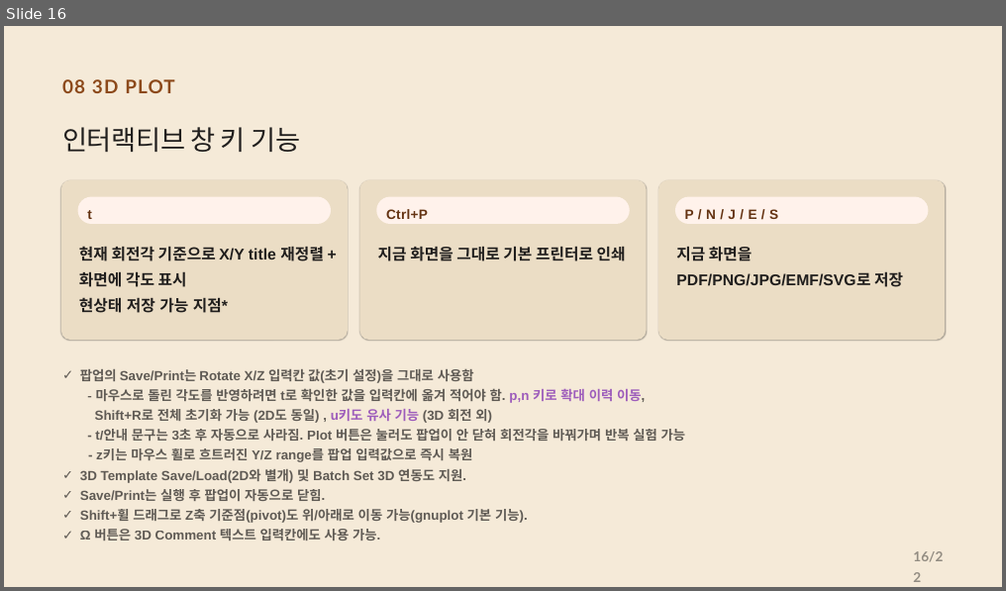
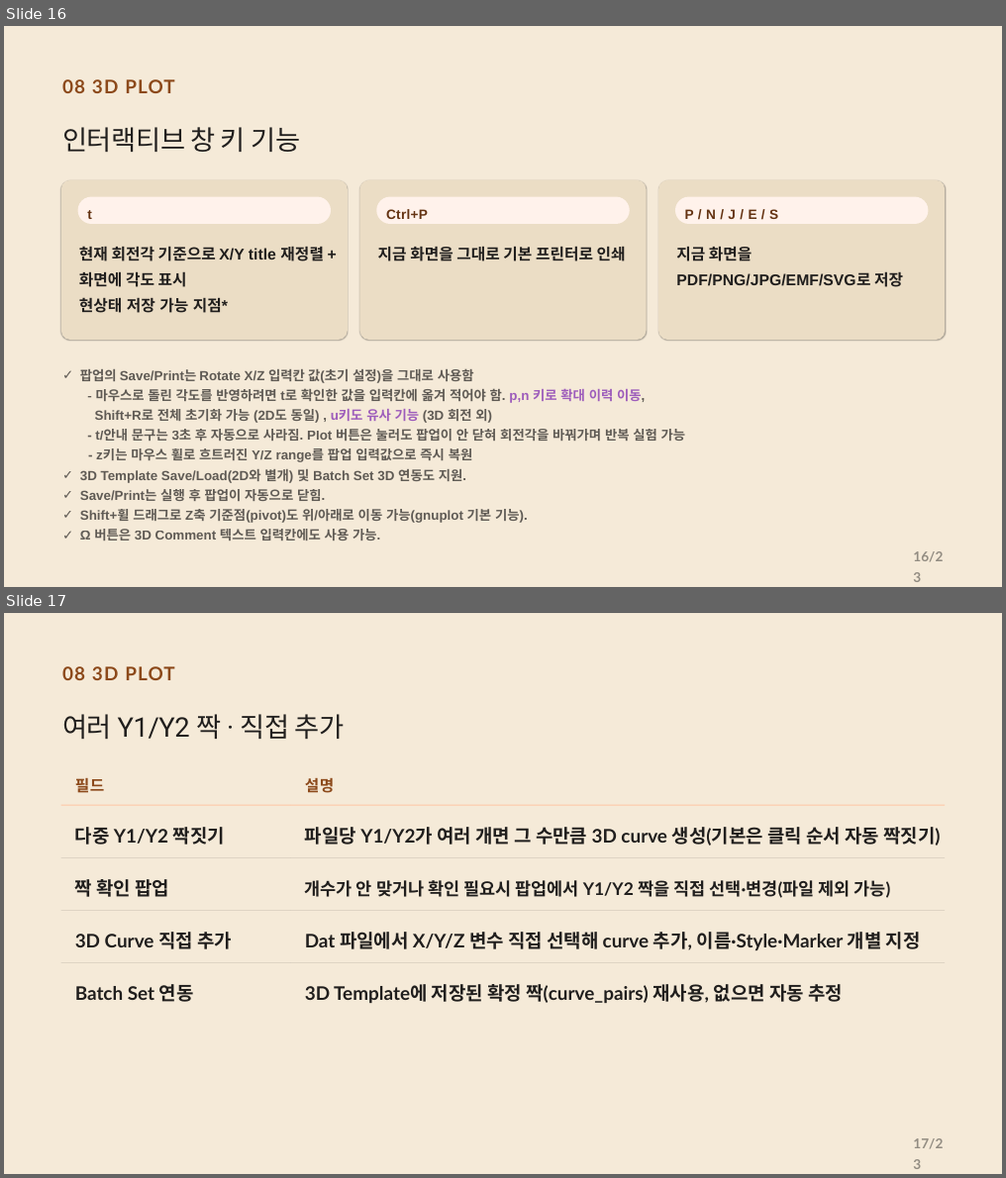
Before and after one commit to CWKIM113/CathPlot_Pub, a slide deck: CathPlot_발표.pptx. Shown one above the other, each under a label of ours: slide 16 before the commit, slides 16 and 17 after it. The pictures are 1006x591 and 1006x1178 pixels, drawn with LibreOffice and Linux fonts; fonts in the diff are those of the drawing. Boxes give left, top, right and bottom in pixels: in the first picture for what was removed or moved away, otherwise in the second. Text is boxed around its words. In the diff, an @@ line names an element or a change of style, - is before the commit and + after.

```diff
--- a/CathPlot_발표.pptx
+++ b/CathPlot_발표.pptx
@@ slide 17 added at (4,613,1002,1174), background #F5EAD8 @@
@@ text added at (62,666,175,680), 27 pt, text #8C491A, bold @@
+08 3D PLOT
@@ text added at (62,714,345,739), 39 pt, text #201E1D @@
+여러 Y1/Y2 짝 · 직접 추가
@@ text added at (75,778,105,793), 22.5 pt, text #8C491A, bold @@
+필드
@@ text added at (305,778,335,793), 22.5 pt, text #8C491A, bold @@
+설명
@@ rectangle added at (61,805,291,806), fill #FFC6A5 @@
@@ rectangle added at (291,805,944,806), fill #FFC6A5 @@
@@ text added at (75,827,225,845), 27 pt, text #201E1D, bold @@
+다중 Y1/Y2 짝짓기
@@ text added at (305,827,940,846), 27 pt, text #201E1D, bold @@
+파일당 Y1/Y2가 여러 개면 그 수만큼 3D curve 생성(기본은 클릭 순서 자동 짝짓기)
@@ rectangle added at (61,858,291,859), fill #1F1F1F at 16% opacity @@
@@ text added at (75,879,169,897), 27 pt, text #201E1D, bold @@
+짝 확인 팝업
@@ rectangle added at (291,858,944,859), fill #1F1F1F at 16% opacity @@
@@ text added at (305,880,891,898), 25 pt, text #201E1D, bold @@
+개수가 안 맞거나 확인 필요시 팝업에서 Y1/Y2 짝을 직접 선택·변경(파일 제외 가능)
@@ rectangle added at (61,910,291,911), fill #1F1F1F at 16% opacity @@
@@ text added at (75,932,232,950), 27 pt, text #201E1D, bold @@
+3D Curve 직접 추가
@@ rectangle added at (291,910,944,911), fill #1F1F1F at 16% opacity @@
@@ text added at (305,932,921,951), 27 pt, text #201E1D, bold @@
+Dat 파일에서 X/Y/Z 변수 직접 선택해 curve 추가, 이름·Style·Marker 개별 지정
@@ rectangle added at (61,962,291,963), fill #1F1F1F at 16% opacity @@
@@ rectangle added at (291,962,944,963), fill #1F1F1F at 16% opacity @@
@@ text added at (75,984,194,1002), 27 pt, text #201E1D, bold @@
+Batch Set 연동
@@ text added at (305,984,843,1003), 27 pt, text #201E1D, bold @@
+3D Template에 저장된 확정 짝(curve_pairs) 재사용, 없으면 자동 추정
@@ text added at (913,1139,943,1150), 19.5 pt, text #1F1F1D at 45% opacity, bold @@
+17/23
```
Also in this commit, not shown: 21 other slides changed.
